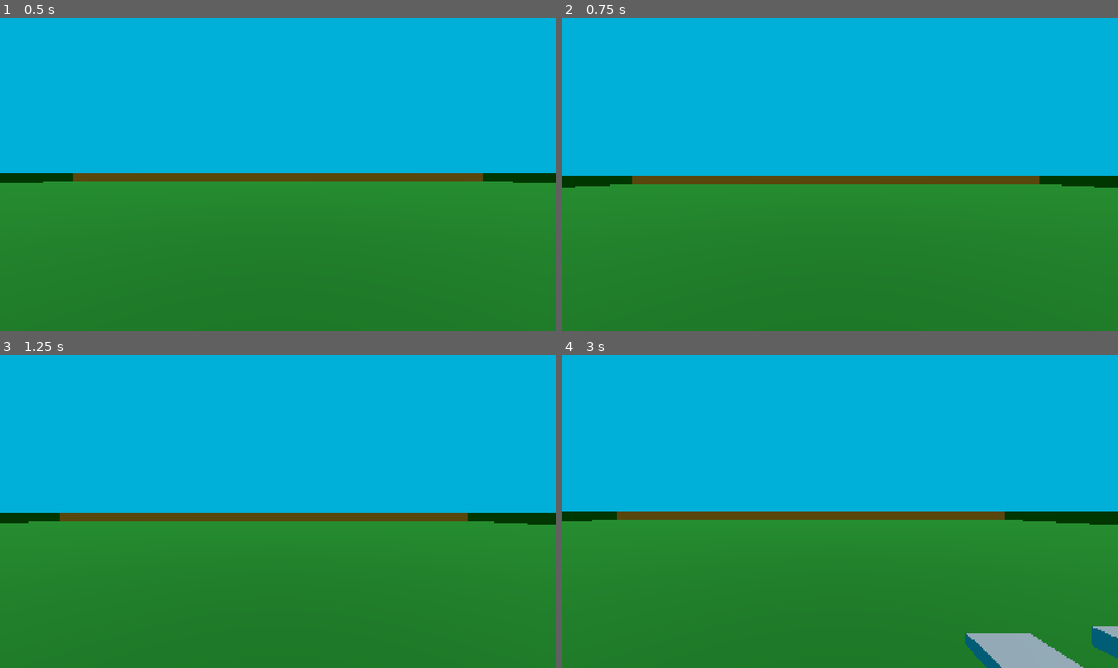
Above: before the commit, frames 1-4 (two rows, left to right).
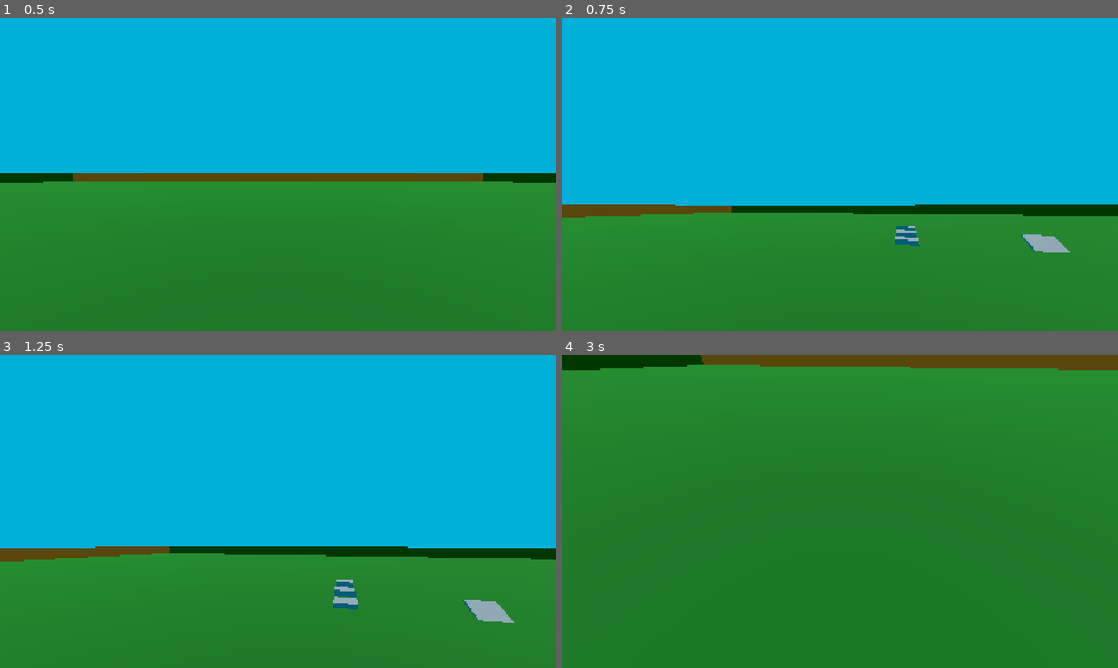
Above: after the commit, the same moments.

Repository: janisl/rpg-core
Game: Godot game, scene res://levels/test.tscn
Same seed, same stepped clock (60 frames per second), same inputs: the game is played once before the commit and once after it.
Inputs (mouse positions are in pixels of both pictures, inside the frame that each line leads up to):
- Up to frame 1 (0.5 s): no input
- Up to frame 2 (0.75 s): tap Enter (ui_accept) at 0.5, 0.6 s; move the mouse to (962, 158) at 0.52 s; hold Right (ui_right) from 0.53 s (still down)
- Up to frame 3 (1.25 s): keep holding Right (ui_right); tap Space (jump, bound only after the commit) at 0.77, 0.8, 1.07 s
- Up to frame 4 (3 s): move the mouse to (728, 527) at 1.27 s; release Right (ui_right) at 1.28 s; hold Down (ui_down) 1.28-2.03 s; tap Space (jump, bound only after the commit) at 1.35, 1.52, 1.82, 2.3 s; tap Enter (ui_accept) at 1.55, 2.1, 2.85 s; move the mouse to (895, 442) at 2.02 s; hold Right (ui_right) 2.03-2.78 s; move the mouse to (812, 574) at 2.77 s; hold Up (ui_up) from 2.78 s (still down)

Frame 1 is identical in both runs. In frame 2, 13% of the frame differs, in the area x 0-100%, y 50-75%; in frame 3, 15%; in frame 4, 55%, in the area x 0-100%, y 0-100%.

Commit message:
Implement FPS style player controls.

Diff:
--- a/actors/player/player.gd
+++ b/actors/player/player.gd
@@ -4,6 +4,25 @@
 
 const SPEED = 5.0
 const JUMP_VELOCITY = 4.5
+const MOUSE_SENSITIVITY = 0.003
+const PITCH_LIMIT = deg_to_rad(80.0)
+
+@onready var camera: Camera3D = $Camera
+
+
+func _ready() -> void:
+	Input.mouse_mode = Input.MOUSE_MODE_CAPTURED
+
+
+func _unhandled_input(event: InputEvent) -> void:
+	if event is InputEventMouseMotion:
+		rotate_y(-event.relative.x * MOUSE_SENSITIVITY)
+		camera.rotation.x = clampf(camera.rotation.x - event.relative.y * MOUSE_SENSITIVITY, -PITCH_LIMIT, PITCH_LIMIT)
+	elif event.is_action_pressed("pause"):
+		if Input.mouse_mode == Input.MOUSE_MODE_CAPTURED:
+			Input.mouse_mode = Input.MOUSE_MODE_VISIBLE
+		else:
+			Input.mouse_mode = Input.MOUSE_MODE_CAPTURED
 
 
 func _physics_process(delta: float) -> void:
@@ -12,12 +31,12 @@
 		velocity += get_gravity() * delta
 
 	# Handle jump.
-	if Input.is_action_just_pressed("ui_accept") and is_on_floor():
+	if Input.is_action_just_pressed("jump") and is_on_floor():
 		velocity.y = JUMP_VELOCITY
 
 	# Get the input direction and handle the movement/deceleration.
 	# As good practice, you should replace UI actions with custom gameplay actions.
-	var input_dir := Input.get_vector("ui_left", "ui_right", "ui_up", "ui_down")
+	var input_dir := Input.get_vector("left", "right", "forward", "backward")
 	var direction := (transform.basis * Vector3(input_dir.x, 0, input_dir.y)).normalized()
 	if direction:
 		velocity.x = direction.x * SPEED
--- a/project.godot
+++ b/project.godot
@@ -22,6 +22,39 @@
 window/stretch/mode="canvas_items"
 window/stretch/aspect="expand"
 
+[input]
+
+forward={
+"deadzone": 0.2,
+"events": [Object(InputEventKey,"resource_local_to_scene":false,"resource_name":"","device":-1,"window_id":0,"alt_pressed":false,"shift_pressed":false,"ctrl_pressed":false,"meta_pressed":false,"pressed":false,"keycode":0,"physical_keycode":87,"key_label":0,"unicode":119,"location":0,"echo":false,"script":null)
+]
+}
+backward={
+"deadzone": 0.2,
+"events": [Object(InputEventKey,"resource_local_to_scene":false,"resource_name":"","device":-1,"window_id":0,"alt_pressed":false,"shift_pressed":false,"ctrl_pressed":false,"meta_pressed":false,"pressed":false,"keycode":0,"physical_keycode":83,"key_label":0,"unicode":115,"location":0,"echo":false,"script":null)
+]
+}
+left={
+"deadzone": 0.2,
+"events": [Object(InputEventKey,"resource_local_to_scene":false,"resource_name":"","device":-1,"window_id":0,"alt_pressed":false,"shift_pressed":false,"ctrl_pressed":false,"meta_pressed":false,"pressed":false,"keycode":0,"physical_keycode":65,"key_label":0,"unicode":97,"location":0,"echo":false,"script":null)
+]
+}
+right={
+"deadzone": 0.2,
+"events": [Object(InputEventKey,"resource_local_to_scene":false,"resource_name":"","device":-1,"window_id":0,"alt_pressed":false,"shift_pressed":false,"ctrl_pressed":false,"meta_pressed":false,"pressed":false,"keycode":0,"physical_keycode":68,"key_label":0,"unicode":100,"location":0,"echo":false,"script":null)
+]
+}
+pause={
+"deadzone": 0.2,
+"events": [Object(InputEventKey,"resource_local_to_scene":false,"resource_name":"","device":-1,"window_id":0,"alt_pressed":false,"shift_pressed":false,"ctrl_pressed":false,"meta_pressed":false,"pressed":false,"keycode":0,"physical_keycode":4194305,"key_label":0,"unicode":0,"location":0,"echo":false,"script":null)
+]
+}
+jump={
+"deadzone": 0.2,
+"events": [Object(InputEventKey,"resource_local_to_scene":false,"resource_name":"","device":-1,"window_id":0,"alt_pressed":false,"shift_pressed":false,"ctrl_pressed":false,"meta_pressed":false,"pressed":false,"keycode":0,"physical_keycode":32,"key_label":0,"unicode":32,"location":0,"echo":false,"script":null)
+]
+}
+
 [physics]
 
 3d/physics_engine="Jolt Physics"
